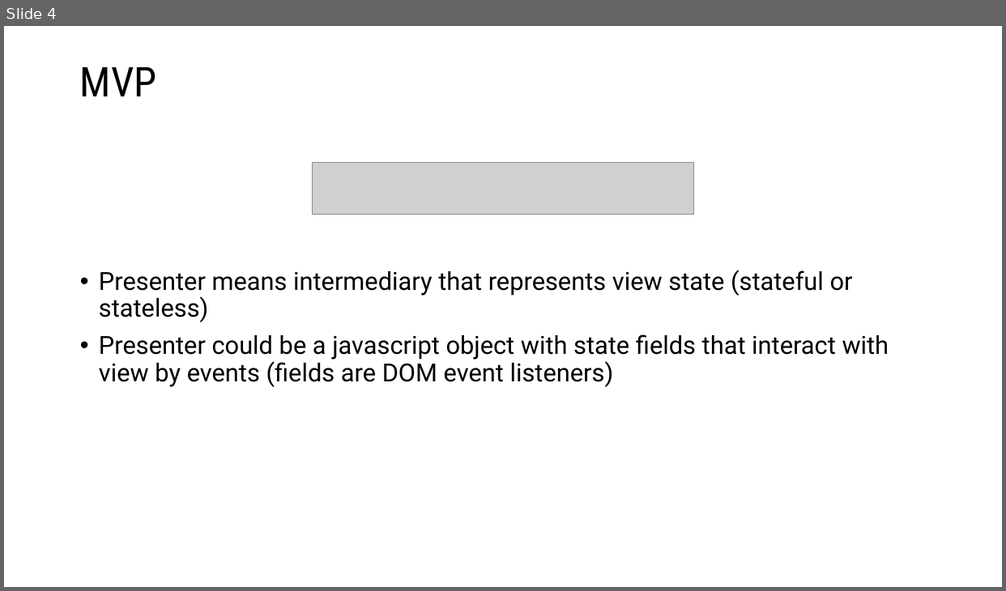
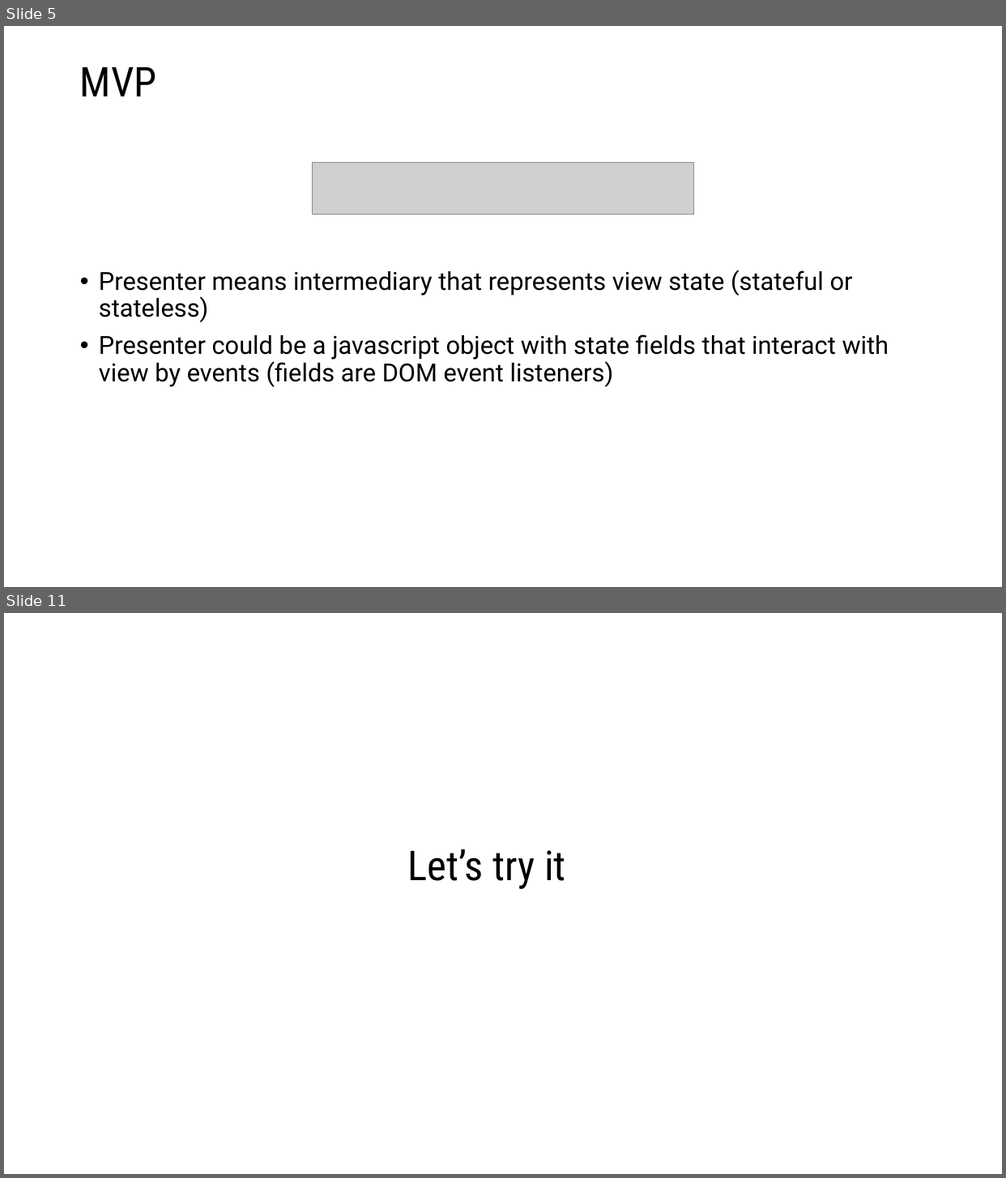
Before and after one commit to vba/presentations, a slide deck: knockout.js/knockout.js.pptx. Shown one above the other, each under a label of ours: slide 4 before the commit, slides 5 and 11 after it; the slides between them are not shown. The pictures are 1006x591 and 1006x1178 pixels, drawn with LibreOffice and Linux fonts; fonts in the diff are those of the drawing; grey boxes stand for pictures. Boxes give left, top, right and bottom in pixels: in the first picture for what was removed or moved away, otherwise in the second. Text is boxed around its words. In the diff, an @@ line names an element or a change of style, - is before the commit and + after.

```diff
--- a/knockout.js/knockout.js.pptx
+++ b/knockout.js/knockout.js.pptx
@@ slide 11 added at bbox=[4, 613, 1002, 1174], background #FFFFFF @@
@@ title added at bbox=[408, 850, 566, 889], 39.6 pt, text #000000 @@
+Let’s try it
@@ what was slide 4 is now slide 5 @@
```
Also in this commit, not shown: 3 slides changed, 3 other slides added.
